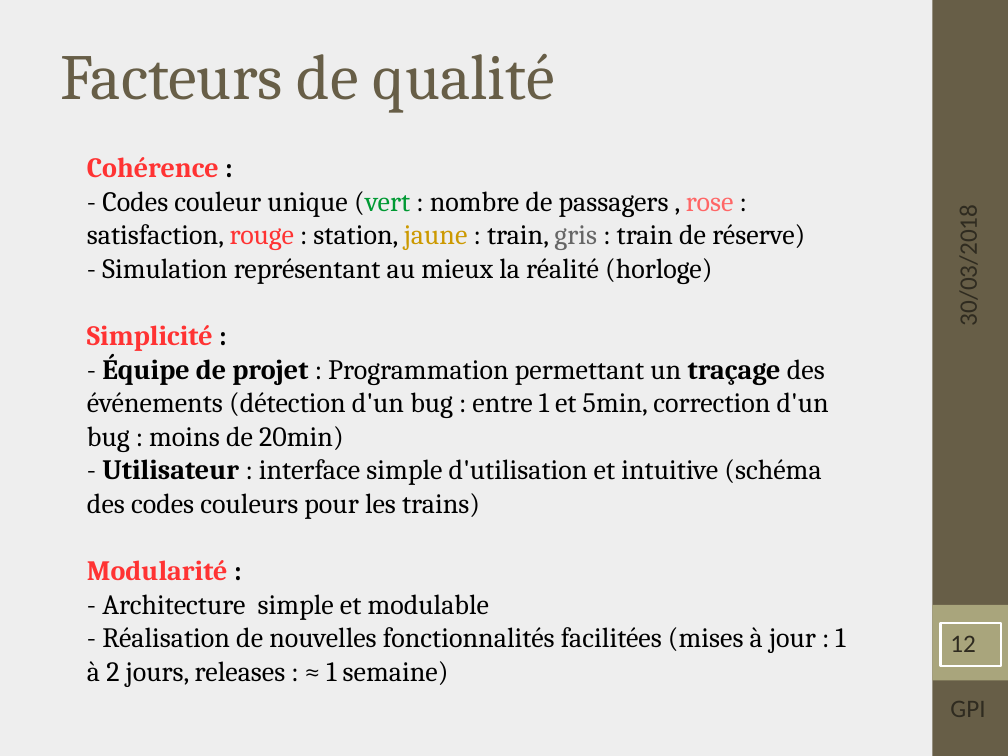
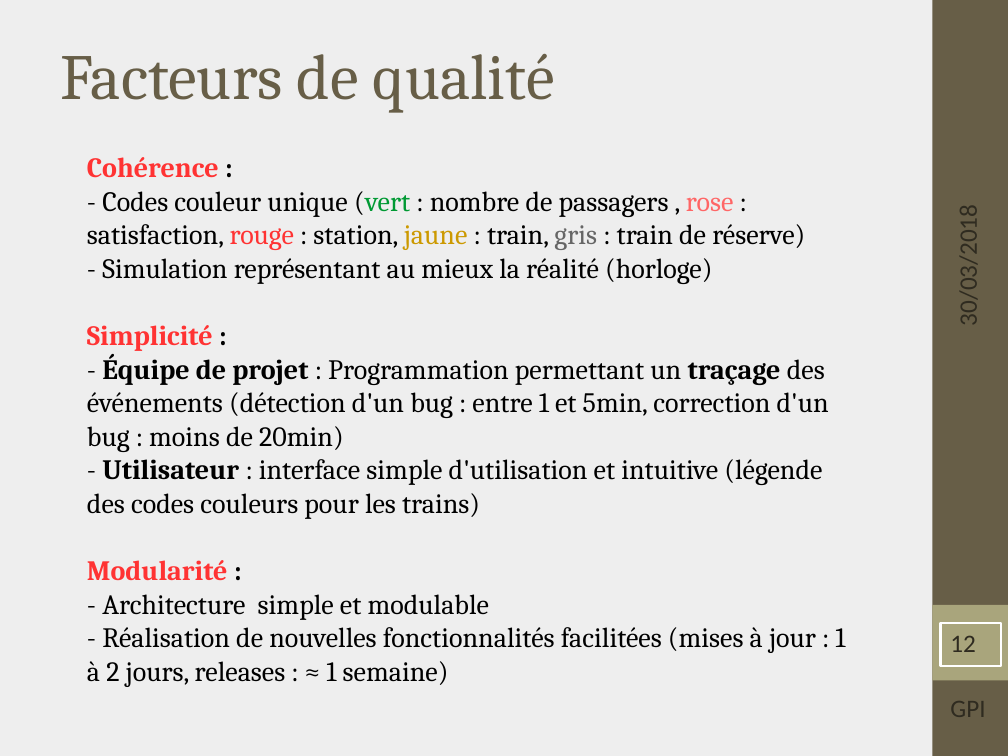
Before and after one commit to vvirole/GPI---2018---Simulation-de-Trains-Automatis-s, a slide deck: slide 12 of Documentation/Soutenance/Présentation – Gestion de Projet Informatique - TIC.odp. Drawn at 1008x756 pixels with LibreOffice and Linux fonts; fonts in the diff are those of the drawing; background and template pictures are left out. Boxes give left, top, right and bottom in pixels: in the first picture for what was removed or moved away, otherwise in the second. Text is boxed around its words. In the diff, an @@ line names an element or a change of style, - is before the commit and + after.

```diff
--- a/Documentation/Soutenance/Présentation – Gestion de Projet Informatique - TIC.odp
+++ b/Documentation/Soutenance/Présentation – Gestion de Projet Informatique - TIC.odp
@@ text at (x1=87, y1=459, x2=822, y2=519): text changed @@
-- Utilisateur : interface simple d'utilisation et intuitive (schéma des codes couleurs pour les trains)
+- Utilisateur : interface simple d'utilisation et intuitive (légende des codes couleurs pour les trains)
```
Also in this commit, not shown: 1 other file.
